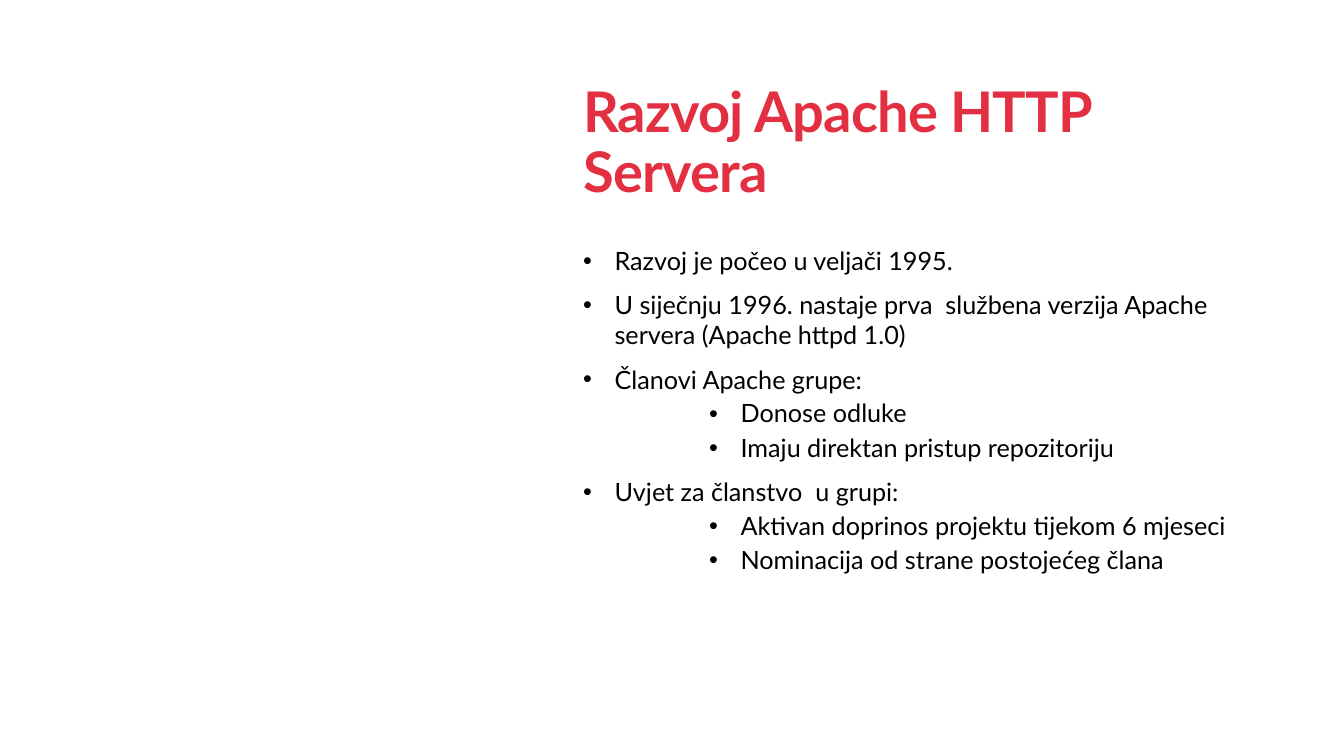
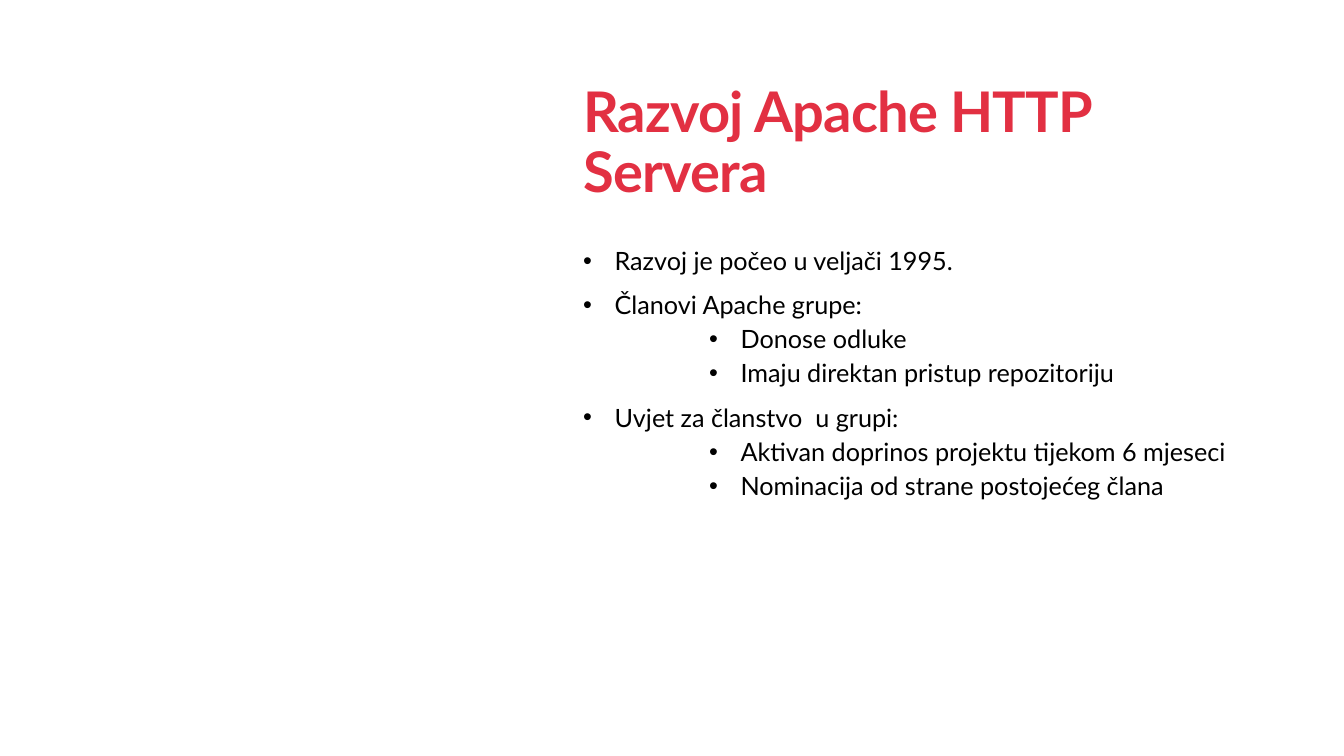
Before and after one commit to CvetkovskiIvor/ProgramskoInzenjerstvoSeminar, a slide deck: slide 21 of Open Source Prezentacija.pptx. Drawn at 1344x756 pixels with LibreOffice and Linux fonts; fonts in the diff are those of the drawing; background and template pictures are left out. Boxes give left, top, right and bottom in pixels: in the first picture for what was removed or moved away, otherwise in the second. Text is boxed around its words. In the diff, an @@ line names an element or a change of style, - is before the commit and + after.

```diff
--- a/Open Source Prezentacija.pptx
+++ b/Open Source Prezentacija.pptx
@@ text at (615,295,1207,349): paragraph removed @@
-• U siječnju 1996. nastaje prva službena verzija Apache servera (Apache httpd 1.0)
```
Also in this commit, not shown: 3 other slides changed.
